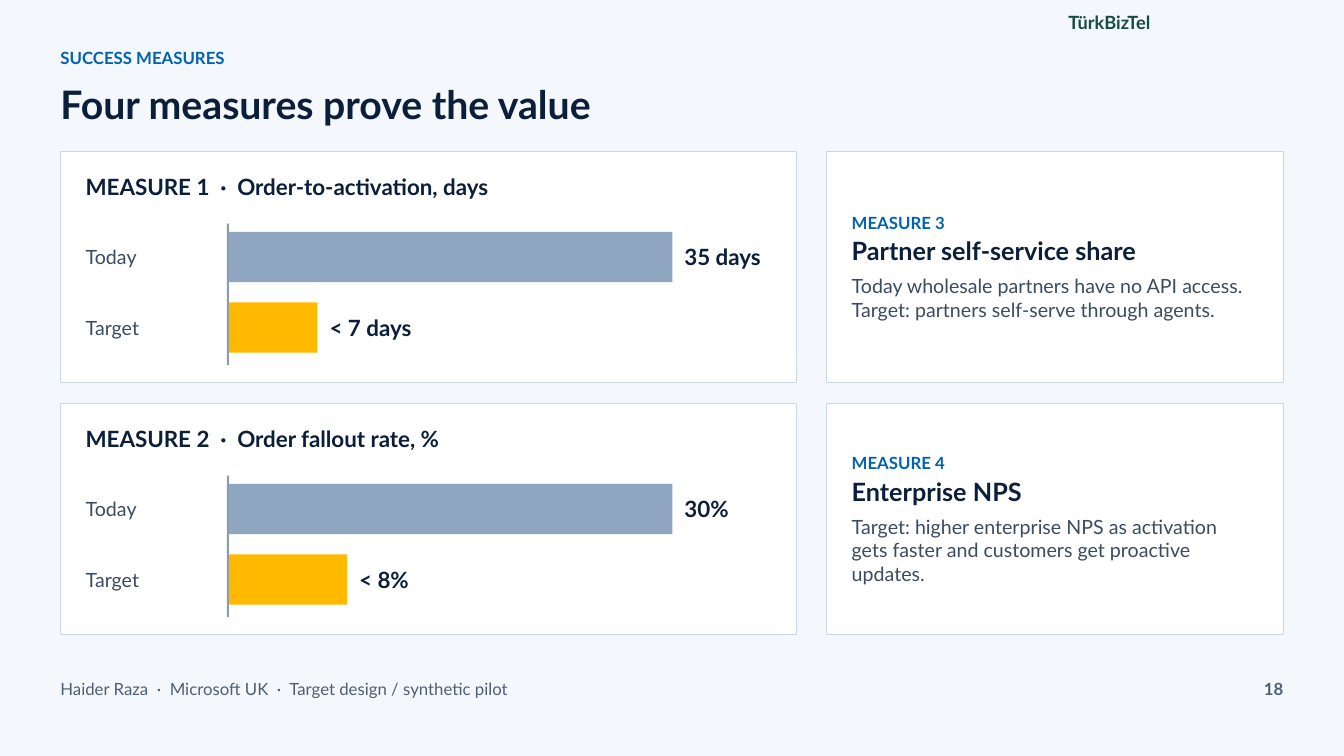
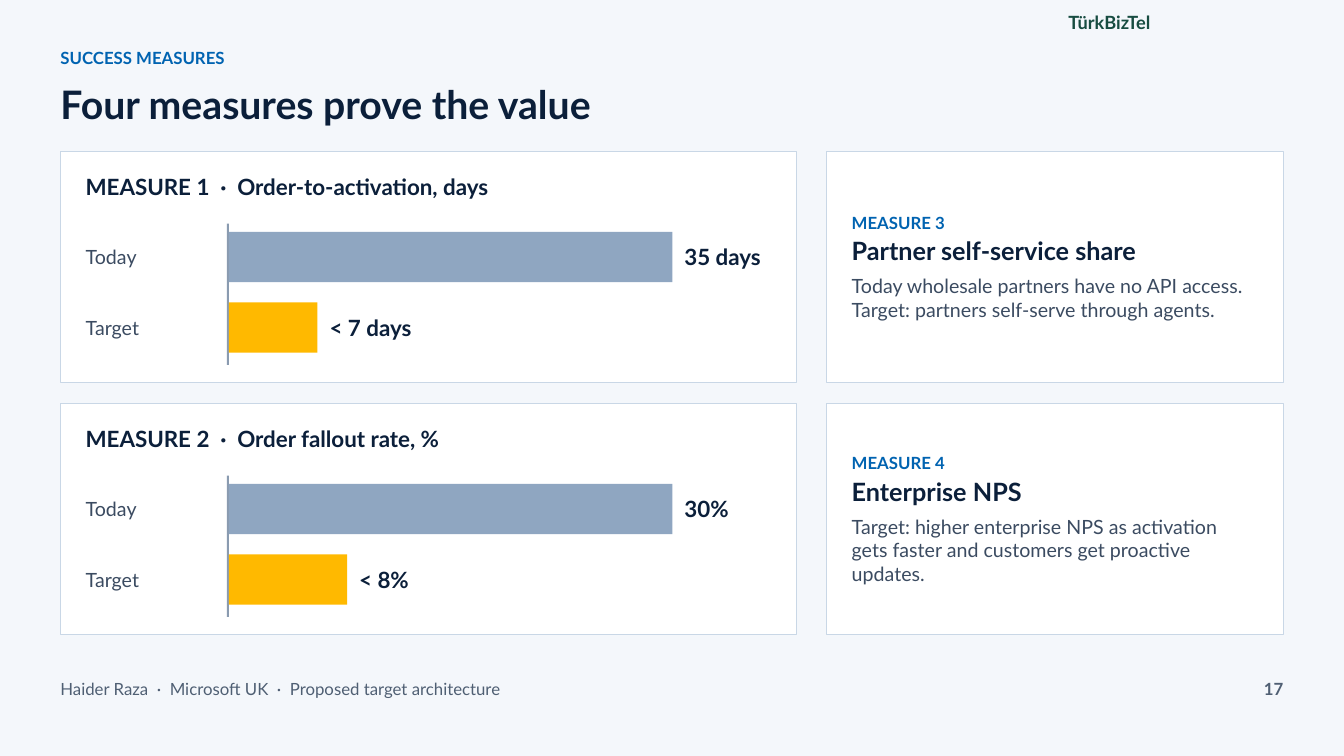
Before and after one commit to m-haider-raza/AMA-Telecom-Order-to-Activation, a slide deck: slide 17 of app/static/case-study/Agentic_Order_to_Activation_Architecture.pptx (slide 18 before the commit). Drawn at 1344x756 pixels with LibreOffice and Linux fonts; fonts in the diff are those of the drawing. Boxes give left, top, right and bottom in pixels: in the first picture for what was removed or moved away, otherwise in the second. Text is boxed around its words. In the diff, an @@ line names an element or a change of style, - is before the commit and + after.

```diff
--- a/app/static/case-study/Agentic_Order_to_Activation_Architecture.pptx
+++ b/app/static/case-study/Agentic_Order_to_Activation_Architecture.pptx
@@ text at (60,682,500,698): text changed @@
-Haider Raza · Microsoft UK · Target design / synthetic pilot
+Haider Raza · Microsoft UK · Proposed target architecture
@@ text at (1264,683,1283,695): text changed @@
-18
+17
```
Also in this commit, not shown: 18 other slides changed, 1 slide removed, 50 other files.
